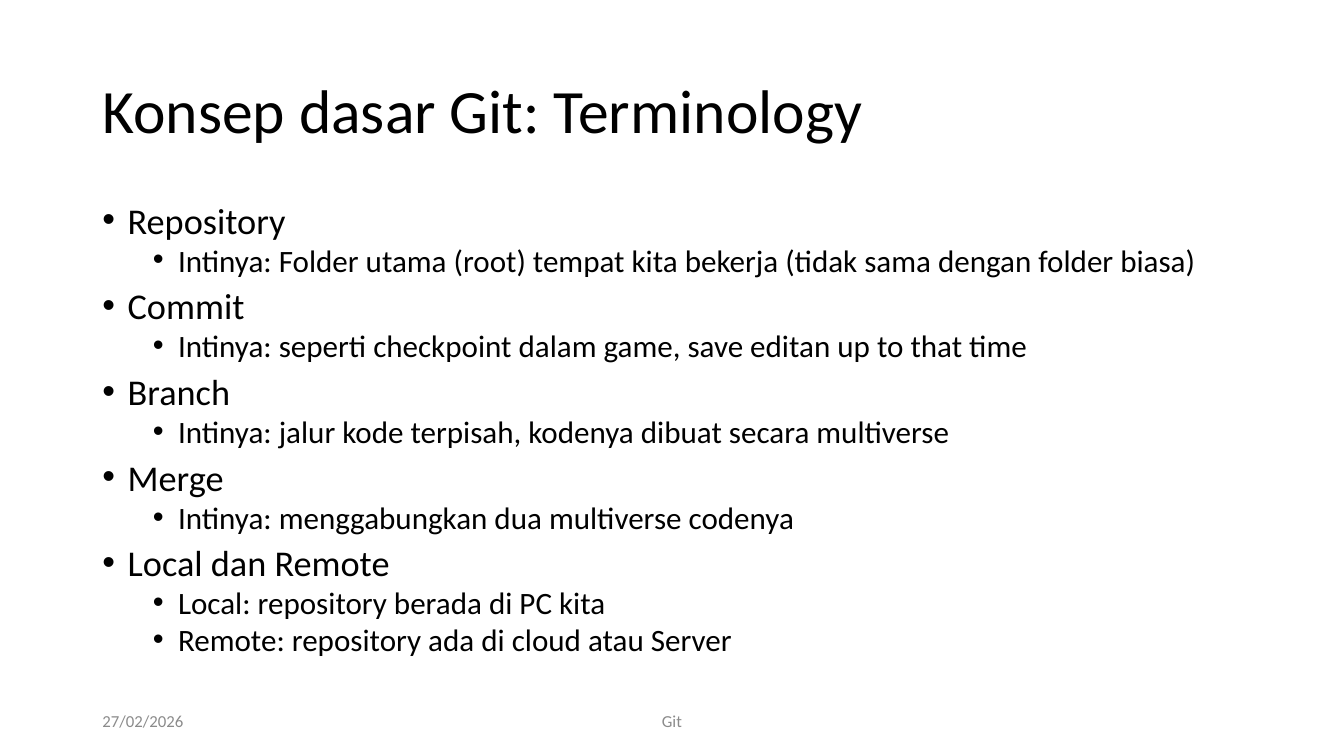
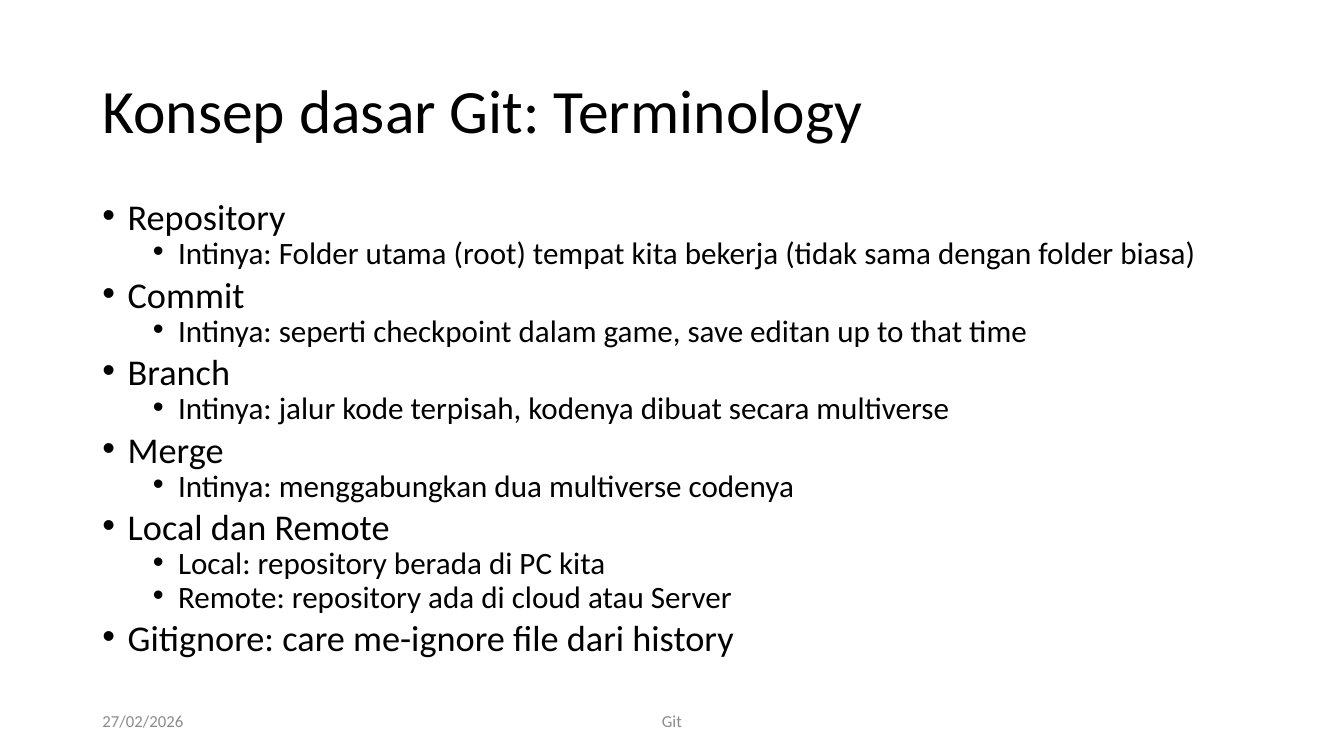
Before and after one commit to RayWP/training-uajy, a slide deck: slide 9 of Part 1 Git/Git-art of source control.pptx. Drawn at 1344x756 pixels with LibreOffice and Linux fonts; fonts in the diff are those of the drawing; background and template pictures are left out. Boxes give left, top, right and bottom in pixels: in the first picture for what was removed or moved away, otherwise in the second. Text is boxed around its words. In the diff, an @@ line names an element or a change of style, - is before the commit and + after.

```diff
--- a/Part 1 Git/Git-art of source control.pptx
+++ b/Part 1 Git/Git-art of source control.pptx
@@ text at box(128, 205, 1195, 613): line spacing 0.8 to 0.7 @@
@@ text at box(128, 625, 733, 658): paragraph added @@
+• Gitignore: care me-ignore file dari history
```
Also in this commit, not shown: 1 other slide changed, 3 slides added.
